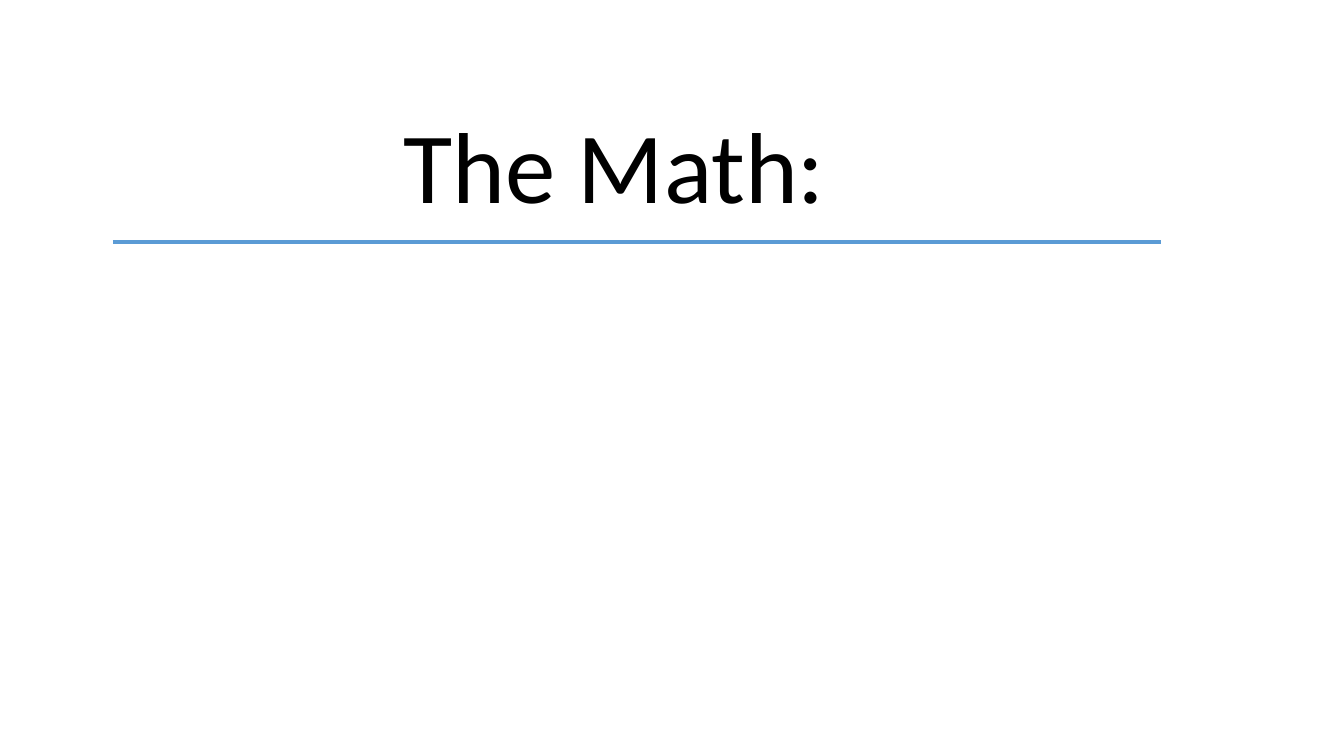
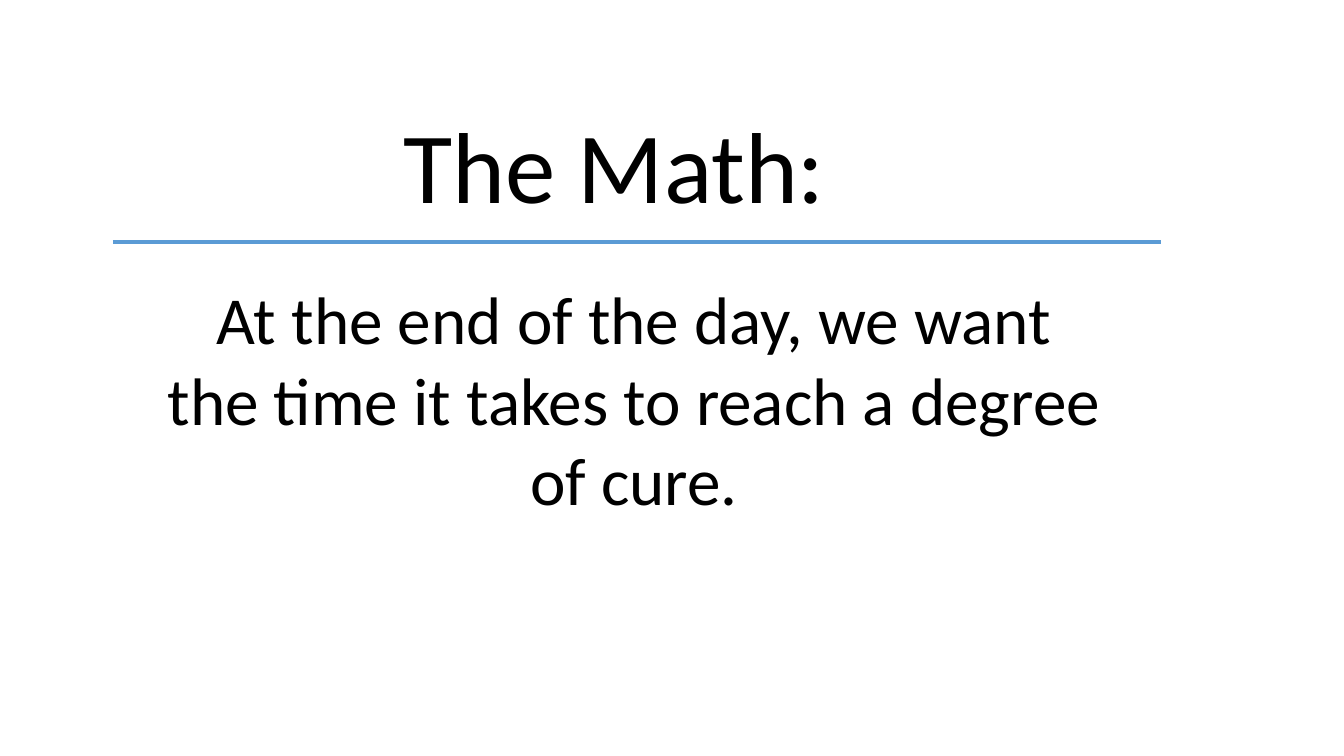
Before and after one commit to craiglawrie/TimeAtTemperature, a slide deck: slide 15 of images/Time-At-Temperature-Presentation.pptx. Drawn at 1344x756 pixels with LibreOffice and Linux fonts; fonts in the diff are those of the drawing. Boxes give left, top, right and bottom in pixels: in the first picture for what was removed or moved away, otherwise in the second. Text is boxed around its words. In the diff, an @@ line names an element or a change of style, - is before the commit and + after.

```diff
--- a/images/Time-At-Temperature-Presentation.pptx
+++ b/images/Time-At-Temperature-Presentation.pptx
@@ text added at (168, 297, 1100, 506), 48 pt, text #000000 @@
+At the end of the day, we want the time it takes to reach a degree of cure.
```
Also in this commit, not shown: 8 slides added, 4 other files.
